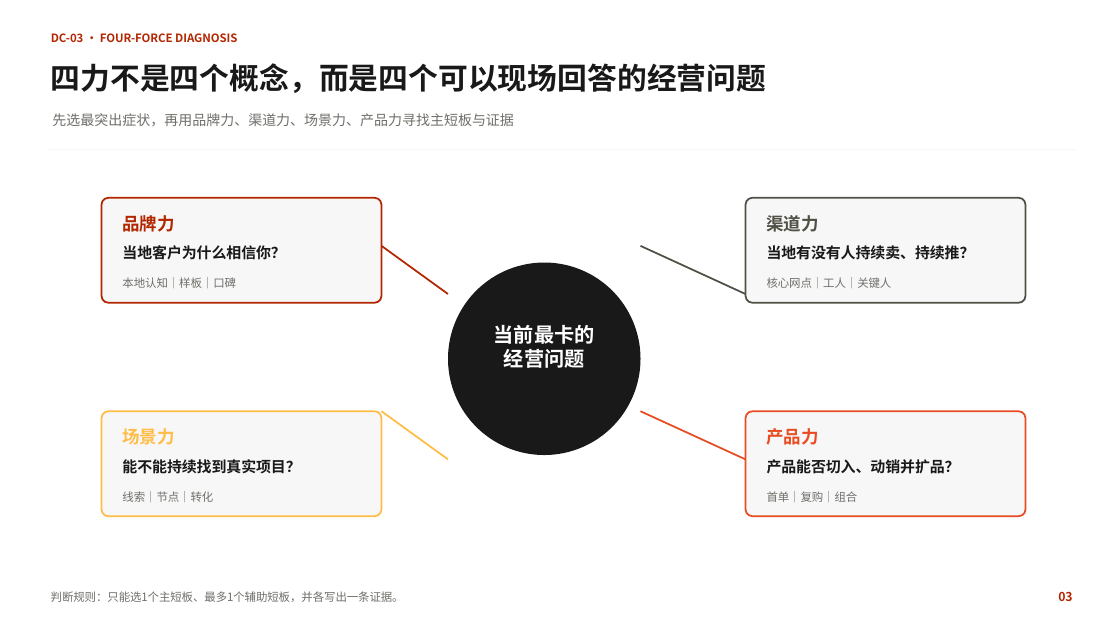
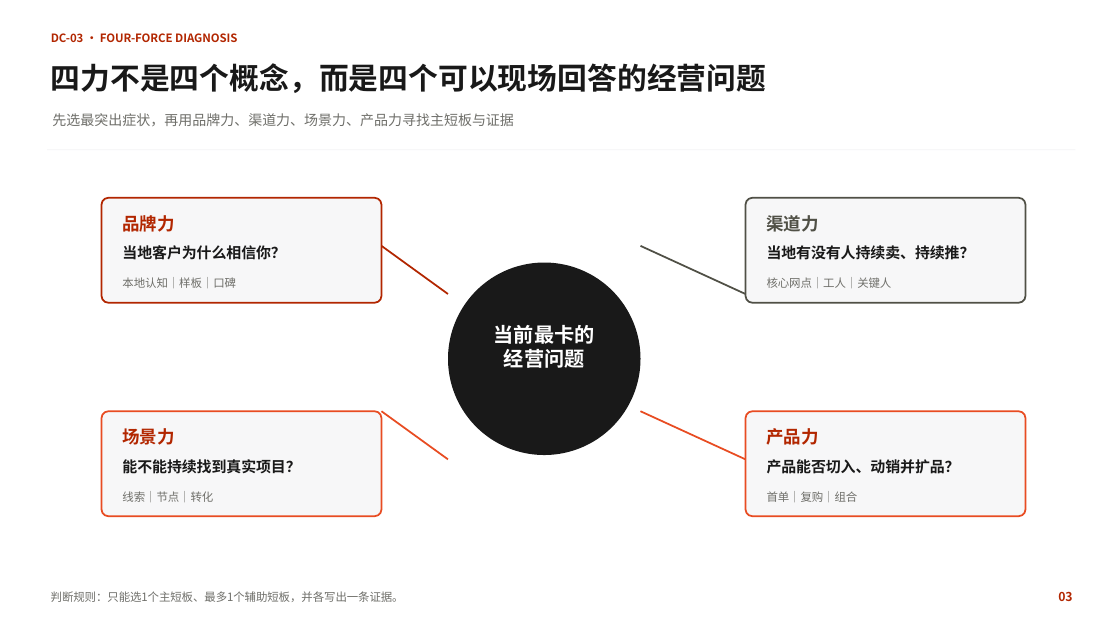
Before and after one commit to swefner/company-ppt-skills, a slide deck: slide 3 of domains/yuhong/assets/components/yuhong-county-course-components-branded.pptx. Drawn at 1120x630 pixels with LibreOffice and Linux fonts; fonts in the diff are those of the drawing; background and template pictures are left out. Boxes give left, top, right and bottom in pixels: in the first picture for what was removed or moved away, otherwise in the second. Text is boxed around its words. In the diff, an @@ line names an element or a change of style, - is before the commit and + after.

```diff
--- a/domains/yuhong/assets/components/yuhong-county-course-components-branded.pptx
+++ b/domains/yuhong/assets/components/yuhong-county-course-components-branded.pptx
@@ rounded rectangle at [102, 412, 381, 517]: outline #FFBD47 1.5 pt to #E84C22 1.5 pt @@
@@ line (381, 412) - (448, 460): stroke #FFBD47 1.5 pt to #E84C22 1.5 pt @@
@@ text "场景力" at [122, 428, 174, 445]: text colour #FFBD47 to #B22600 @@
@@ text "产品力" at [766, 428, 818, 445]: text colour #E84C22 to #B22600 @@
```
Also in this commit, not shown: 4 other slides changed, 10 other files.
